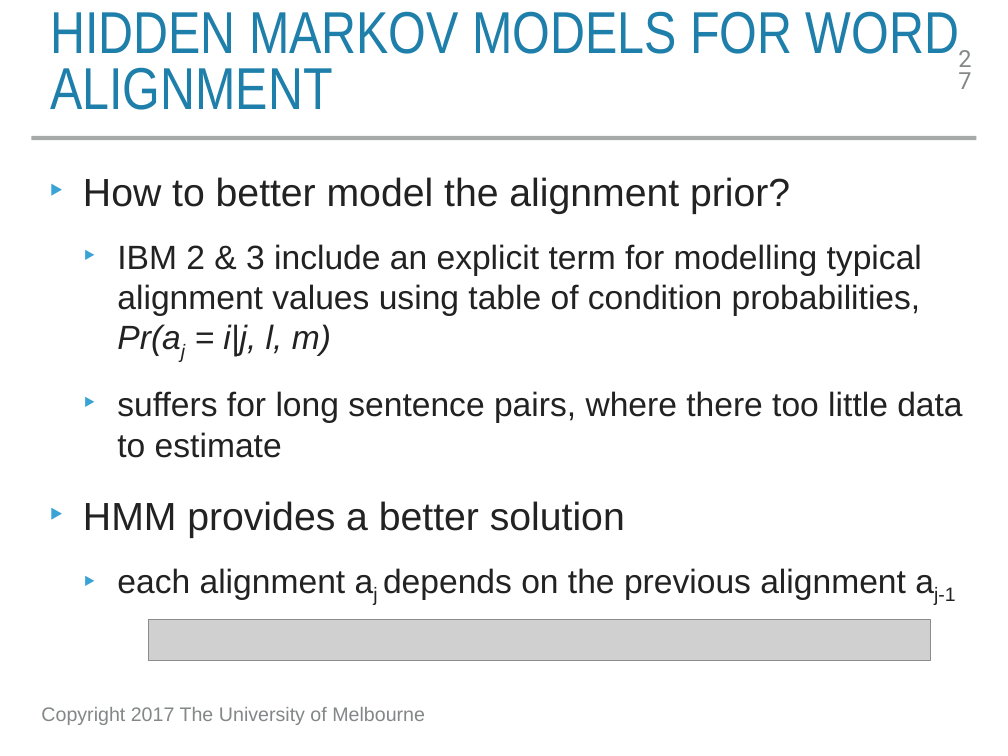
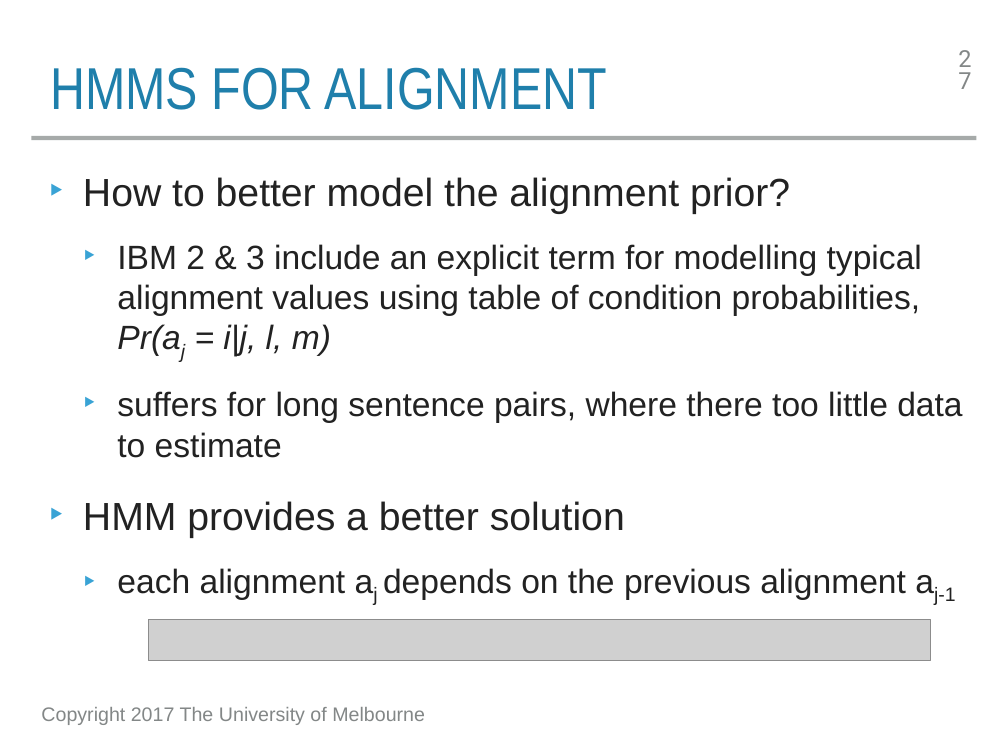
Before and after one commit to trevorcohn/comp90042, a slide deck: slide 27 of slides/WSTA_L20_machine_translation_word.pptx. Drawn at 1008x756 pixels with LibreOffice and Linux fonts; fonts in the diff are those of the drawing; grey boxes stand for pictures. Boxes give left, top, right and bottom in pixels: in the first picture for what was removed or moved away, otherwise in the second. Text is boxed around its words. In the diff, an @@ line names an element or a change of style, - is before the commit and + after.

```diff
--- a/slides/WSTA_L20_machine_translation_word.pptx
+++ b/slides/WSTA_L20_machine_translation_word.pptx
@@ title at box(50, 67, 607, 110): text changed @@
-HIDDEN MARKOV MODELS FOR WORD ALIGNMENT
+HMMS FOR ALIGNMENT
```
Also in this commit, not shown: 6 other slides changed, 2 other files.
